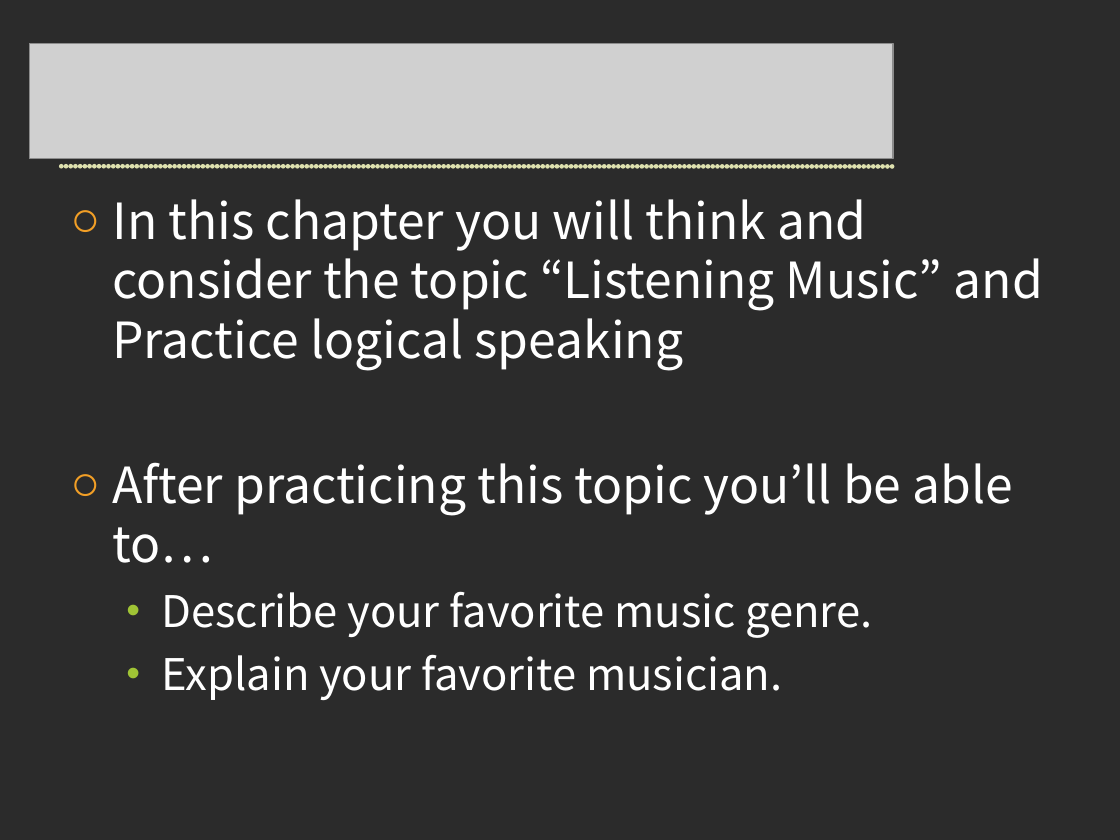
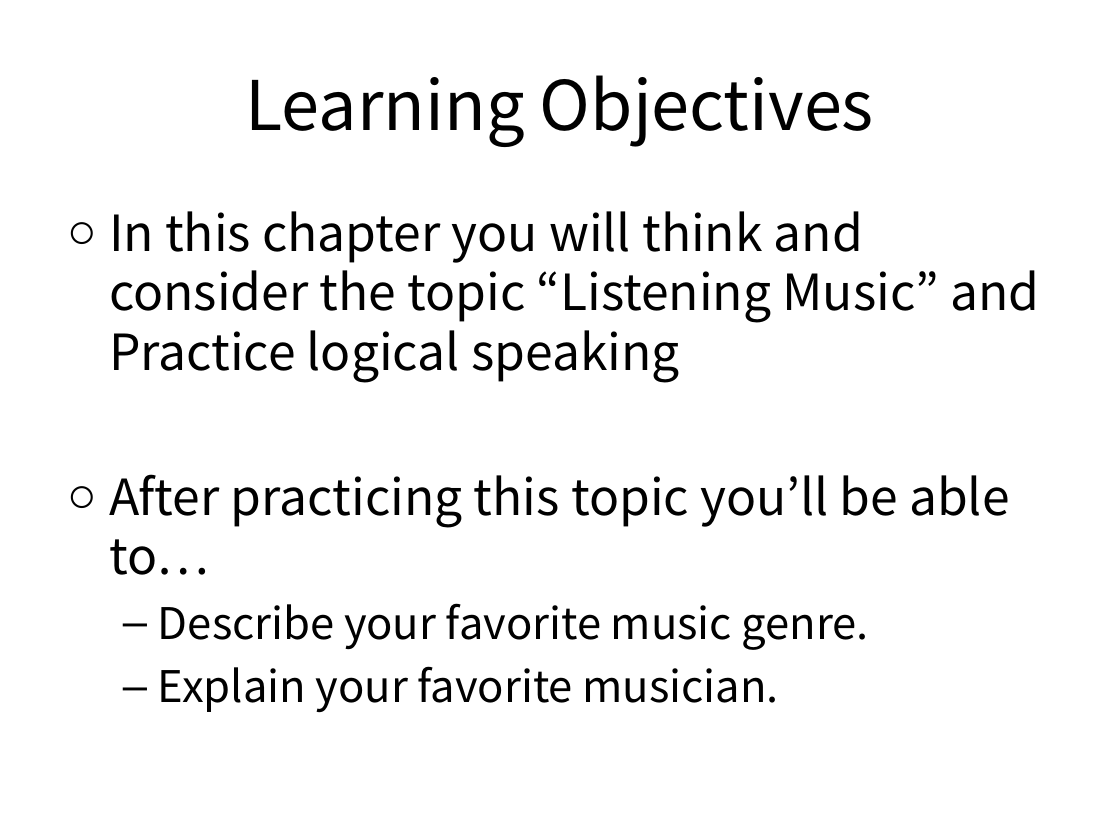
Before and after one commit to snowyjune/lattesystem, a slide deck: slide 2 of PPT/ListeningMusic.ppt. Drawn at 1120x840 pixels with LibreOffice and Linux fonts; fonts in the diff are those of the drawing; grey boxes stand for pictures; background and template pictures are left out; a plain dark background stands for a picture behind light text. Boxes give left, top, right and bottom in pixels: in the first picture for what was removed or moved away, otherwise in the second. Text is boxed around its words. In the diff, an @@ line names an element or a change of style, - is before the commit and + after.

```diff
--- a/PPT/ListeningMusic.ppt
+++ b/PPT/ListeningMusic.ppt
@@ background picture (left out) to #FFFFFF @@
@@ picture removed at [29,44,893,159] @@
@@ title added at [246,75,874,147], 44 pt, text #000000 @@
+Learning Objectives
@@ line removed from (62, 166) to (893, 167) @@
@@ text "In this chapter you will ...": place and size @@
-text "In this chapter you will ..." at [112,199,1043,700]
+text "In this chapter you will ..." at [109,211,1039,713]
@@ text "In this chapter you will ..." at [109,211,1039,713]: text colour #FFFFFF to #000000; bullet colour #F29F26 to #000000; bullet • to –; bullet colour #A0C435 to #000000 @@
```
Also in this commit, not shown: 1 other slide changed, 3 slides removed, 24 other files.
